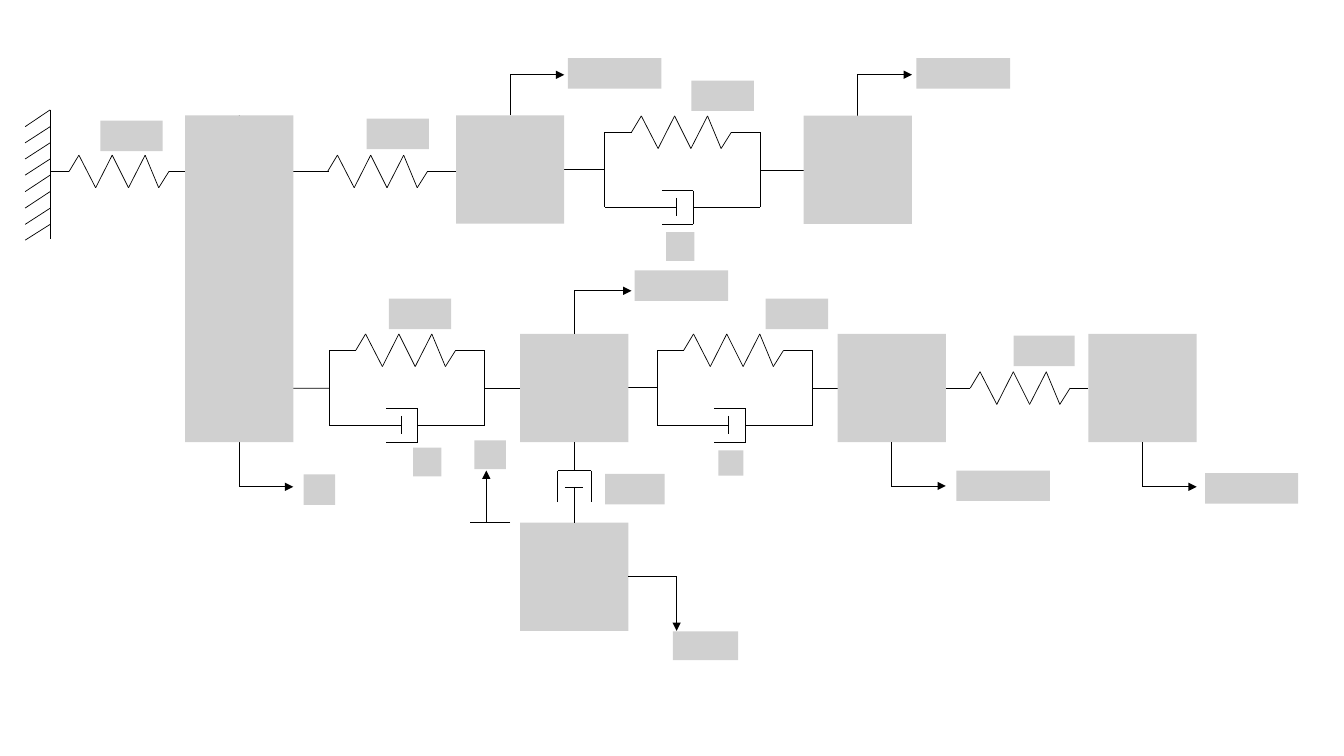
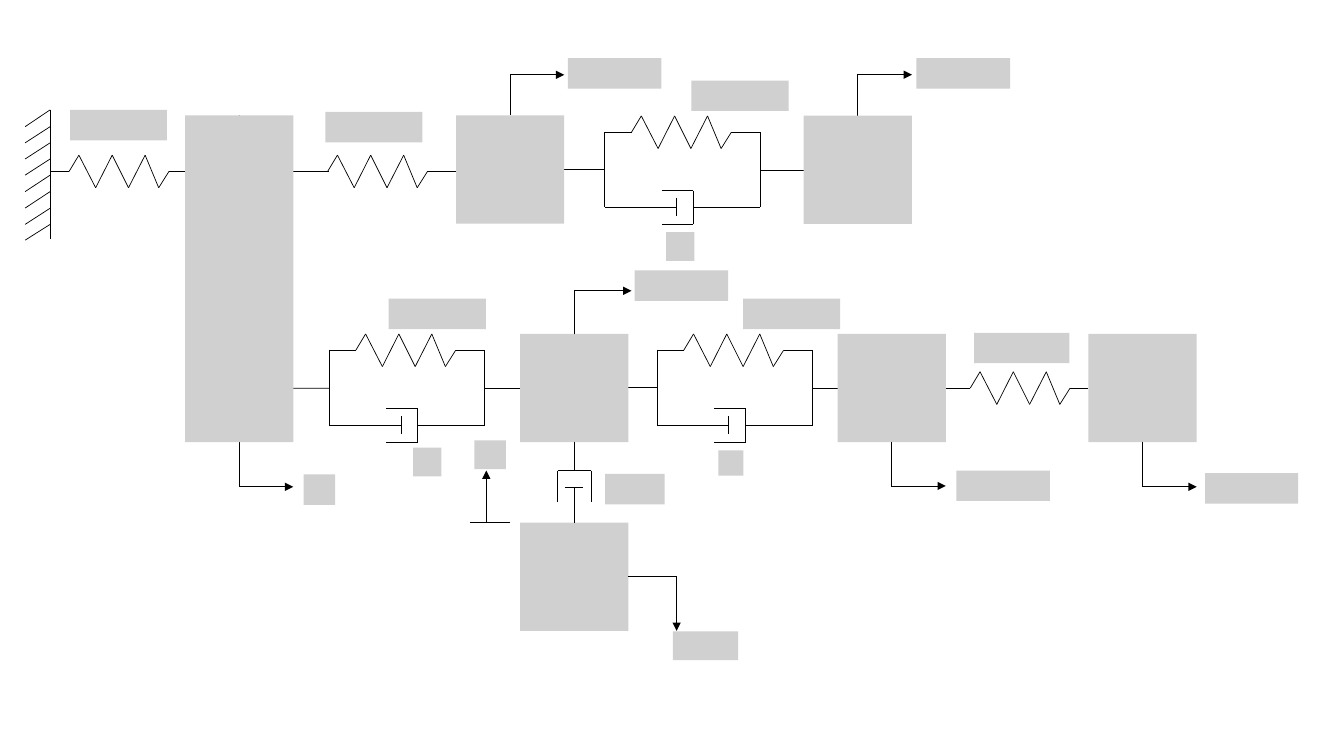
Before and after one commit to GRGSIBERIA/phyrhodes, a slide deck: slide 2 of docs/system-model.pptx. Drawn at 1344x756 pixels with LibreOffice and Linux fonts; fonts in the diff are those of the drawing; grey boxes stand for pictures. Boxes give left, top, right and bottom in pixels: in the first picture for what was removed or moved away, otherwise in the second. Text is boxed around its words. In the diff, an @@ line names an element or a change of style, - is before the commit and + after.

```diff
--- a/docs/system-model.pptx
+++ b/docs/system-model.pptx
@@ picture: place and size @@
-picture at [692,81,754,111]
+picture at [692,81,788,111]
@@ picture: place and size @@
-picture at [101,121,163,151]
+picture at [71,110,167,140]
@@ picture: place and size @@
-picture at [367,119,430,149]
+picture at [326,112,422,142]
@@ picture: place and size @@
-picture at [389,298,452,329]
+picture at [389,298,486,329]
@@ picture: place and size @@
-picture at [766,298,829,329]
+picture at [743,298,840,329]
@@ picture: place and size @@
-picture at [1014,336,1076,366]
+picture at [974,333,1070,363]
```
Also in this commit, not shown: 2 other files.
